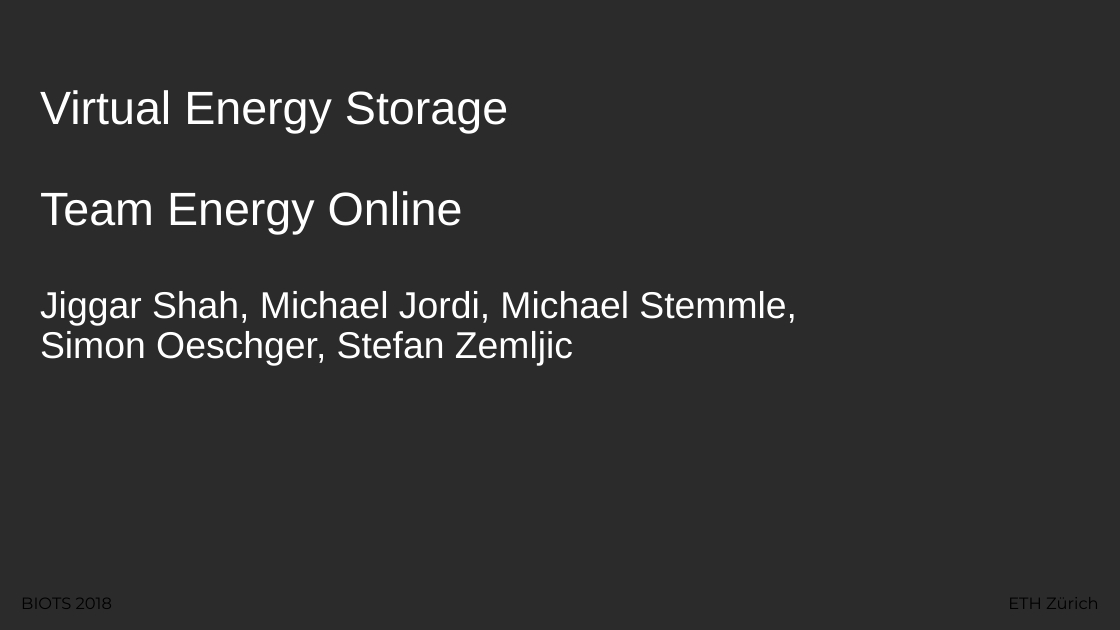
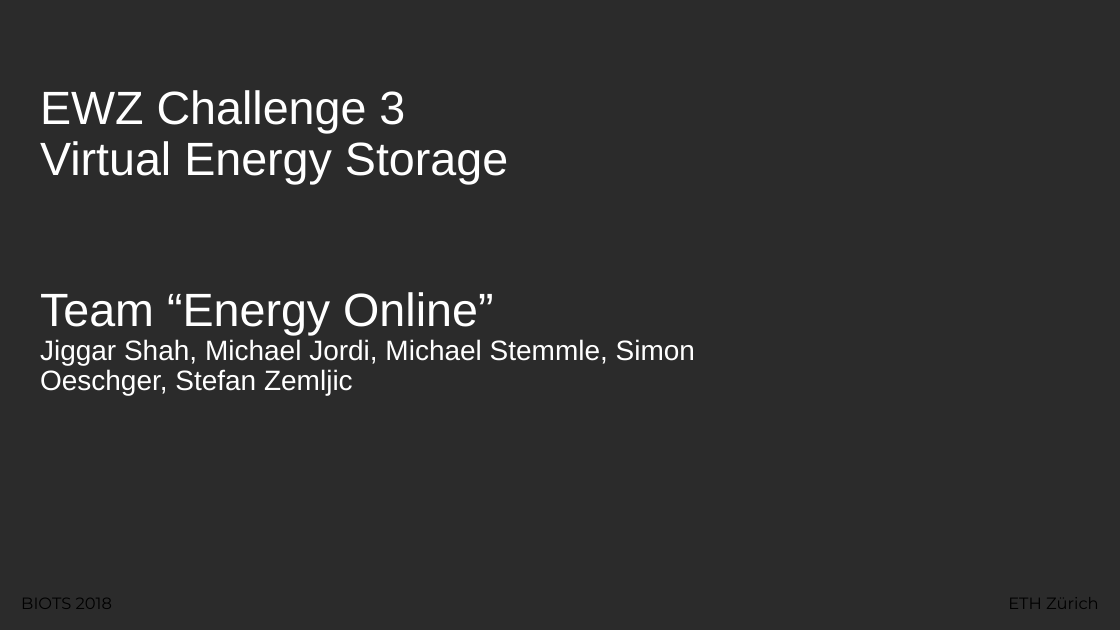
Before and after one commit to StefanOnGit/EnergyOnline, a slide deck: slide 1 of BIOTS Project Slides Template.pptx. Drawn at 1120x630 pixels with LibreOffice and Linux fonts; fonts in the diff are those of the drawing; background and template pictures are left out; a plain dark background stands for a picture behind light text. Boxes give left, top, right and bottom in pixels: in the first picture for what was removed or moved away, otherwise in the second. Text is boxed around its words. In the diff, an @@ line names an element or a change of style, - is before the commit and + after.

```diff
--- a/BIOTS Project Slides Template.pptx
+++ b/BIOTS Project Slides Template.pptx
@@ title at <box>40,90,695,396</box>: text changed; size 32 to 24 pt @@
-Virtual Energy Storage
-Team Energy Online
-Jiggar Shah, Michael Jordi, Michael Stemmle, Simon Oeschger, Stefan Zemljic
+EWZ Challenge 3
+Virtual Energy Storage
+Team “Energy Online”
+Jiggar Shah, Michael Jordi, Michael Stemmle, Simon Oeschger, Stefan Zemljic
```
Also in this commit, not shown: 2 other slides changed, 1 slide added, 1 slide removed.
